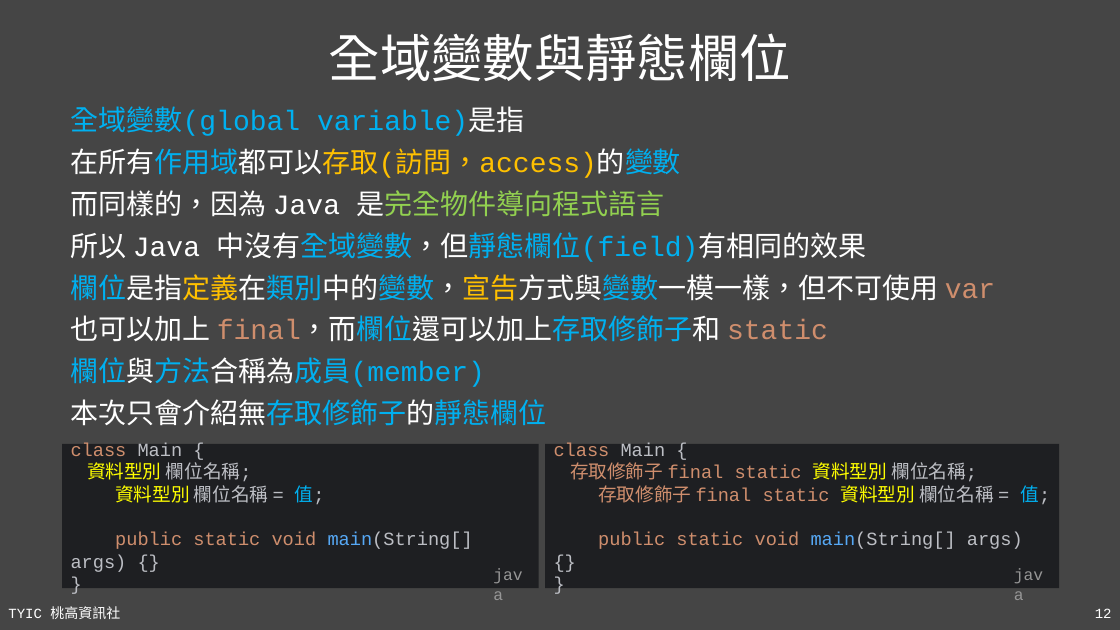
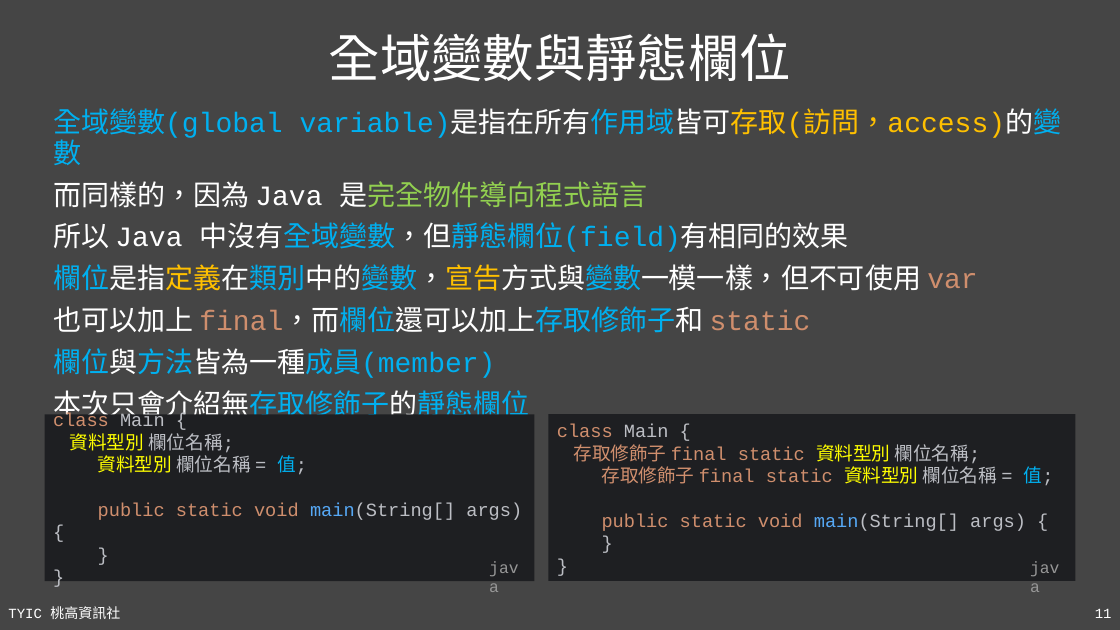
Before and after one commit to TYSHIC/slides, a slide deck: slide 11 of ppt/07_靜態成員.pptx (slide 12 before the commit). Drawn at 1120x630 pixels with LibreOffice and Linux fonts; fonts in the diff are those of the drawing. Boxes give left, top, right and bottom in pixels: in the first picture for what was removed or moved away, otherwise in the second. Text is boxed around its words. In the diff, an @@ line names an element or a change of style, - is before the commit and + after.

```diff
--- a/ppt/07_靜態成員.pptx
+++ b/ppt/07_靜態成員.pptx
@@ text "全域變數(global variable)是指在所有作用域皆可存取(訪問，access)的變數": place and size @@
-text "全域變數(global variable)是指在所有作用域皆可存取(訪問，access)的變數" at [71,106,995,426]
+text "全域變數(global variable)是指在所有作用域皆可存取(訪問，access)的變數" at [53,108,1062,422]
@@ text at [53,108,1062,165]: text changed @@
-全域變數(global variable)是指
-在所有作用域都可以存取(訪問，access)的變數
+全域變數(global variable)是指在所有作用域皆可存取(訪問，access)的變數
@@ text at [53,348,495,378]: text changed @@
-欄位與方法合稱為成員(member)
+欄位與方法皆為一種成員(member)
@@ rectangle "class Main {": place and size @@
-rectangle "class Main {" at [62,444,539,588]
+rectangle "class Main {" at [45,414,534,581]
@@ rectangle "class Main {": place and size @@
-rectangle "class Main {" at [545,444,1060,588]
+rectangle "class Main {" at [549,414,1075,581]
@@ text in rectangle at [70,433,522,520]: text changed @@
-資料型別 欄位名稱;
-資料型別 欄位名稱 = 值;
-public static void main(String[] args) {}
-}
+資料型別 欄位名稱;
+資料型別 欄位名稱 = 值;
+public static void main(String[] args) {
+}
+}
@@ text in rectangle at [574,444,1054,531]: text changed @@
-存取修飾子 final static 資料型別 欄位名稱;
-存取修飾子 final static 資料型別 欄位名稱 = 值;
-public static void main(String[] args) {}
-}
+存取修飾子 final static 資料型別 欄位名稱;
+存取修飾子 final static 資料型別 欄位名稱 = 值;
+public static void main(String[] args) {
+}
+}
@@ text "java": place and size @@
-text "java" at [486,560,539,589]
+text "java" at [481,553,535,581]
@@ text "java": place and size @@
-text "java" at [1006,560,1060,589]
+text "java" at [1022,553,1075,581]
@@ page number at [1095,609,1112,618]: text changed @@
-12
+11
```
Also in this commit, not shown: 3 other slides changed, 1 slide removed, 24 other files.
